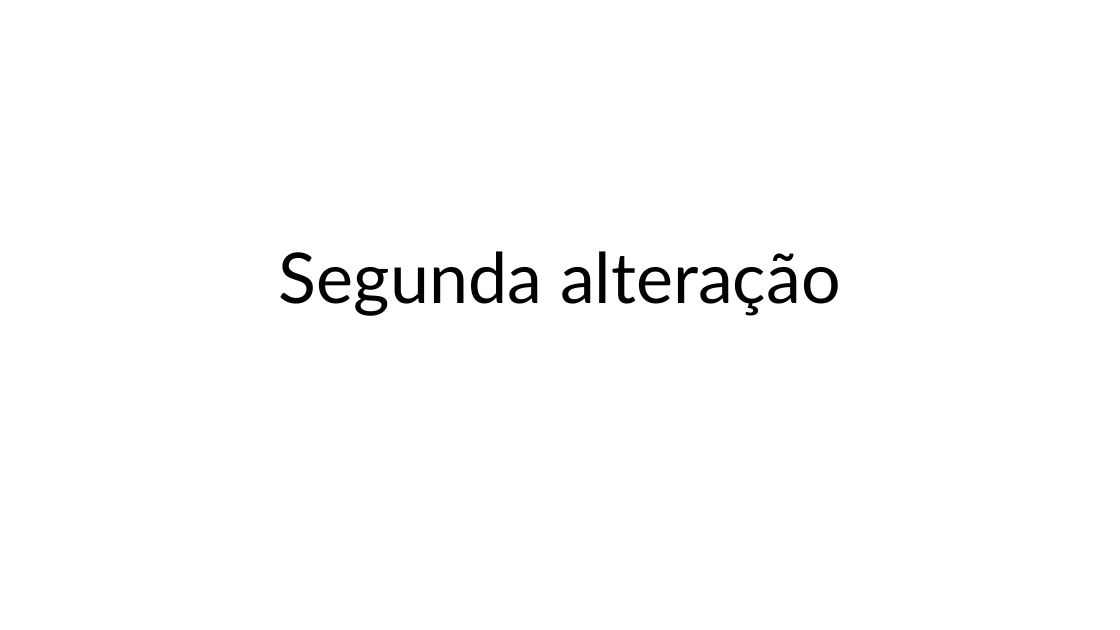
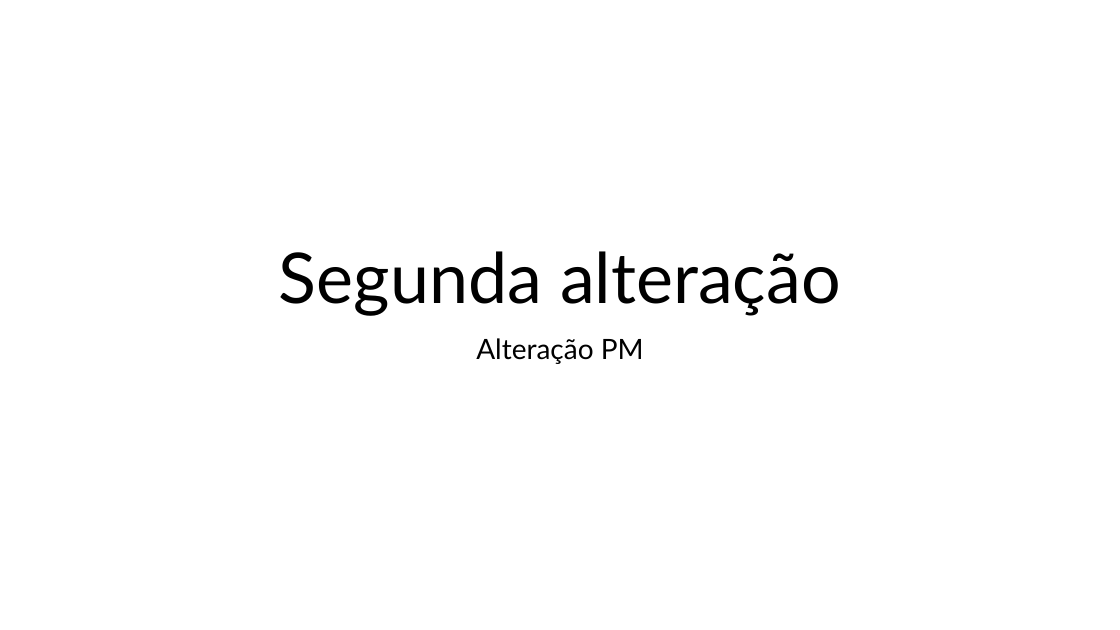
Before and after one commit to GustavoBretz/OMSDASHBOARDS, a slide deck: slide 1 of Apresentação Git Hub.pptx. Drawn at 1120x630 pixels with LibreOffice and Linux fonts; fonts in the diff are those of the drawing. Boxes give left, top, right and bottom in pixels: in the first picture for what was removed or moved away, otherwise in the second. Text is boxed around its words. In the diff, an @@ line names an element or a change of style, - is before the commit and + after.

Commit message:
Update Apresentação Git Hub.pptx
Alteração Paulo Melo

```diff
--- a/Apresentação Git Hub.pptx
+++ b/Apresentação Git Hub.pptx
@@ subtitle added at bbox=[476, 338, 644, 364], 24 pt, text #000000 @@
+Alteração PM
```
